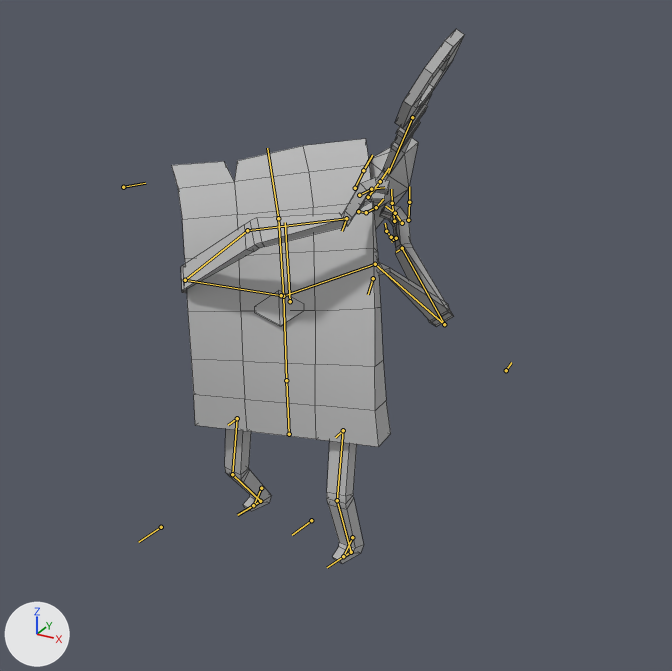
Before and after pictures for a commit that changed the Blender file Spellers/Units/NEW/Wind_1.blend.
Before and after are seen from a 50 mm camera at (51.8, -88.8, 74.3) aimed at (1.8, 2.0, 28.9). The axes (+X, +Y, +Z) are drawn at lower left. The lights are the same throughout. Both versions are drawn at frame 10 of the action 'Action'; the numbers are the values there. The bones that bend it are drawn over the model as lines. Mesh edges are drawn as thin lines.

The first picture shows 'Wind_1'.
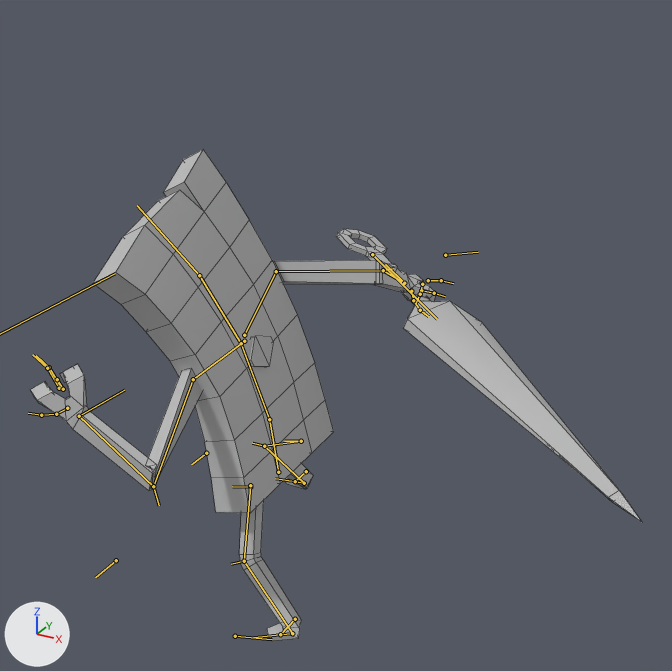
Edits to the bpy script that builds the scene:
```text
Change bone_foot_ctr_l:
    where bone_foot_ctr_l = bpy.data.objects['Armature'].pose.bones['Foot_ctr.L']  # child of 'All_ctr'
    bone_foot_ctr_l.location: (1.7, 0.7, 0.0) -> (0.4, 17.3, 0.0)
    bone_foot_ctr_l.rotation_quaternion: (0.986, 0.0, 0.0, -0.123) -> (0.894, 0.0, 0.0, -0.447)  # degrees (0, 0, -14) -> degrees (0, 0, -53)
Change bone_foot_ctr_r:
    where bone_foot_ctr_r = bpy.data.objects['Armature'].pose.bones['Foot_ctr.R']  # child of 'All_ctr'
    bone_foot_ctr_r.location: (3.8, -3.5, 0.0) -> (0.7, -10.5, 0.0)
    bone_foot_ctr_r.rotation_quaternion: (0.995, 0.0, 0.0, -0.101) -> (0.777, 0.0, 0.0, -0.629)  # degrees (0, 0, -12) -> degrees (0, 0, -78)
Change bone_knee_pole_l:
    where bone_knee_pole_l = bpy.data.objects['Armature'].pose.bones['Knee_Pole.L']  # child of 'All_ctr'
    bone_knee_pole_l.location: (2.9, 0.3, -0.5) -> (23.9, 11.6, -6.5)
    bone_knee_pole_l.rotation_quaternion: (0.986, 0.0, 0.0, -0.071) -> (1.0, 0.0, 0.0, 0.0)  # degrees (0, 0, -8) -> degrees (0, 0, 0)
Change bone_knee_pole_r:
    where bone_knee_pole_r = bpy.data.objects['Armature'].pose.bones['Knee_Pole.R']  # child of 'All_ctr'
    bone_knee_pole_r.location: (4.0, 8.9, -1.5) -> (14.1, -13.7, -6.0)
    bone_knee_pole_r.rotation_quaternion: (0.986, 0.0, 0.0, -0.071) -> (1.0, 0.0, 0.0, 0.0)  # degrees (0, 0, -8) -> degrees (0, 0, 0)
Change bone_pelvis:
    where bone_pelvis = bpy.data.objects['Armature'].pose.bones['Pelvis']  # child of 'All_ctr'
    bone_pelvis.location: (-2.7, -1.6, 1.8) -> (-2.9, -5.9, 4.2)
    bone_pelvis.rotation_quaternion: (0.985, -0.058, 0.062, 0.045) -> (0.742, 0.042, -0.653, 0.107)  # degrees (-6, 7, 5) -> degrees (-30, -81, 42)
Change bone_hand_ctr_l:
    where bone_hand_ctr_l = bpy.data.objects['Armature'].pose.bones['Hand_ctr.L']  # child of 'Pelvis'
    bone_hand_ctr_l.location: (-26.6, 1.5, -15.6) -> (-14.3, -3.7, 9.6)
    bone_hand_ctr_l.rotation_quaternion: (0.47, -0.37, -0.31, 0.643) -> (0.69, -0.126, -0.4, 0.59)  # degrees (-62, 12, 100) -> degrees (-45, -24, 91)
Change bone_finger_03_001_l:
    where bone_finger_03_001_l = bpy.data.objects['Armature'].pose.bones['Finger_03_001.L']  # child of 'Hand_ctr.L'
    bone_finger_03_001_l.rotation_quaternion: (0.994, 0.114, 0.0, 0.0) -> (0.944, 0.191, 0.0, 0.0)  # degrees (13, 0, 0) -> degrees (23, 0, 0)
Change bone_finger_03_002_l:
    where bone_finger_03_002_l = bpy.data.objects['Armature'].pose.bones['Finger_03_002.L']  # child of 'Finger_03_001.L'
    bone_finger_03_002_l.rotation_quaternion: (0.994, 0.114, 0.0, 0.0) -> (0.944, 0.191, 0.0, 0.0)  # degrees (13, 0, 0) -> degrees (23, 0, 0)
Change bone_hand_ctr_r:
    where bone_hand_ctr_r = bpy.data.objects['Armature'].pose.bones['Hand_ctr.R']  # child of 'Pelvis'
    bone_hand_ctr_r.location: (45.4, 7.6, 0.2) -> (11.8, -1.9, -11.1)
    bone_hand_ctr_r.rotation_quaternion: (-0.088, 0.44, -0.439, 0.535) -> (0.882, 0.478, -0.141, 0.309)  # degrees (-100, -35, -120) -> degrees (50, -29, 25)
Change bone_finger_03_001_r:
    where bone_finger_03_001_r = bpy.data.objects['Armature'].pose.bones['Finger_03_001.R']  # child of 'Hand_ctr.R'
    bone_finger_03_001_r.rotation_quaternion: (0.994, 0.106, 0.0, 0.0) -> (0.859, 0.512, 0.0, 0.0)  # degrees (12, 0, 0) -> degrees (62, 0, 0)
Change bone_finger_03_002_r:
    where bone_finger_03_002_r = bpy.data.objects['Armature'].pose.bones['Finger_03_002.R']  # child of 'Finger_03_001.R'
    bone_finger_03_002_r.rotation_quaternion: (0.994, 0.106, 0.0, 0.0) -> (1.0, 0.0, 0.0, 0.0)  # degrees (12, 0, 0) -> degrees (0, 0, 0)
Change bone_spine_001:
    where bone_spine_001 = bpy.data.objects['Armature'].pose.bones['Spine_001']  # child of 'Pelvis'
    bone_spine_001.rotation_quaternion: (0.994, -0.079, 0.077, 0.024) -> (0.996, 0.056, 0.004, -0.073)  # degrees (-9, 9, 2) -> degrees (6, 1, -8)
Change bone_spine_002:
    where bone_spine_002 = bpy.data.objects['Armature'].pose.bones['Spine_002']  # child of 'Spine_001'
    bone_spine_002.rotation_quaternion: (0.989, -0.121, 0.07, 0.04) -> (0.996, 0.056, -0.004, -0.073)  # degrees (-14, 9, 4) -> degrees (6, 0, -8)
Change bone_head:
    where bone_head = bpy.data.objects['Armature'].pose.bones['Head']  # child of 'Spine_002'
    bone_head.rotation_quaternion: (0.986, -0.141, 0.062, 0.052) -> (0.996, 0.056, -0.012, -0.072)  # degrees (-16, 8, 5) -> degrees (7, -1, -8)
Change bone_clavicle_l:
    where bone_clavicle_l = bpy.data.objects['Armature'].pose.bones['Clavicle.L']  # child of 'Spine_002'
    bone_clavicle_l.location: (0.0, 0.0, 0.0) -> (0.0, -0.6, -0.2)
    bone_clavicle_l.rotation_quaternion: (1.0, 0.0, 0.0, 0.035) -> (0.999, 0.026, 0.0, 0.017)  # degrees (0, 0, 4) -> degrees (3, 0, 2)
Change bone_clavicle_r:
    where bone_clavicle_r = bpy.data.objects['Armature'].pose.bones['Clavicle.R']  # child of 'Spine_002'
    bone_clavicle_r.location: (0.0, 0.3, 0.1) -> (0.0, 1.5, -0.1)
    bone_clavicle_r.rotation_quaternion: (0.99, 0.087, -0.001, -0.02) -> (0.999, -0.033, 0.0, 0.0)  # degrees (10, 0, -2) -> degrees (-4, 0, 0)
Change bone_elbow_pole_l:
    where bone_elbow_pole_l = bpy.data.objects['Armature'].pose.bones['Elbow_Pole.L']  # child of 'Pelvis'
    bone_elbow_pole_l.location: (-3.0, 11.5, -16.7) -> (6.0, -2.3, -22.1)
Change bone_elbow_pole_r:
    where bone_elbow_pole_r = bpy.data.objects['Armature'].pose.bones['Elbow_Pole.R']  # child of 'Pelvis'
    bone_elbow_pole_r.location: (20.3, -35.9, 13.7) -> (18.7, 10.6, 4.8)
Change bone_weapon_r:
    where bone_weapon_r = bpy.data.objects['Armature'].pose.bones['Weapon.R']  # child of 'Weapon_T.R'
    bone_weapon_r.location: (0.0, 0.0, 0.0) -> (9.7, 18.5, 1.1)
    bone_weapon_r.rotation_quaternion: (1.0, 0.0, 0.0, 0.0) -> (0.0, -0.999, 0.0, -0.05)  # degrees (0, 0, 0) -> degrees (-180, -6, 0)
```

Pixel boxes [x1, y1, x2, y2] of what changed, in the pictures (672 x 671 px):
'Wind_1', posed (109% wider, 8% shorter)
    before: [172, 29, 465, 563]
    after: [30, 149, 642, 641]
bone 'Foot_ctr.L', root to tip
    before: (351, 552) to (343, 556)
    after: (292, 633) to (280, 634)
bone 'Foot_ctr.R', root to tip
    before: (260, 501) to (253, 505)
    after: (304, 483) to (295, 481)
bone 'Knee_Pole.L', root to tip
    before: (311, 520) to (292, 535)
    after: (116, 560) to (95, 577)
bone 'Knee_Pole.R', root to tip
    before: (161, 527) to (138, 542)
    after: (206, 453) to (191, 464)
bone 'Pelvis', root to tip
    before: (289, 434) to (286, 380)
    after: (278, 472) to (269, 419)
bone 'Hand_ctr.L', root to tip
    before: (402, 248) to (396, 252)
    after: (79, 416) to (124, 390)
bone 'Finger_03_001.L', root to tip
    before: (402, 223) to (395, 213)
    after: (63, 389) to (57, 379)
bone 'Finger_03_002.L', root to tip
    before: (395, 213) to (385, 206)
    after: (57, 379) to (54, 376)
bone 'Hand_ctr.R', root to tip
    before: (346, 218) to (342, 231)
    after: (404, 283) to (385, 264)
bone 'Finger_03_001.R', root to tip
    before: (359, 195) to (371, 189)
    after: (422, 284) to (420, 294)
bone 'Finger_03_002.R', root to tip
    before: (371, 189) to (384, 187)
    after: (420, 294) to (416, 303)
bone 'Spine_001', root to tip
    before: (286, 380) to (283, 296)
    after: (269, 419) to (241, 343)
bone 'Spine_002', root to tip
    before: (283, 296) to (278, 218)
    after: (241, 343) to (199, 275)
bone 'Head', root to tip
    before: (278, 218) to (267, 148)
    after: (199, 275) to (137, 205)
bone 'Clavicle.L', root to tip
    before: (283, 296) to (375, 264)
    after: (244, 341) to (193, 379)
bone 'Clavicle.R', root to tip
    before: (281, 295) to (185, 280)
    after: (244, 335) to (276, 271)
bone 'Elbow_Pole.L', root to tip
    before: (506, 370) to (511, 362)
    after: (235, 636) to (272, 639)
bone 'Elbow_Pole.R', root to tip
    before: (123, 187) to (145, 183)
    after: (445, 255) to (478, 252)
bone 'Weapon.R', root to tip
    before: (412, 117) to (388, 173)
    after: (372, 254) to (437, 319)
